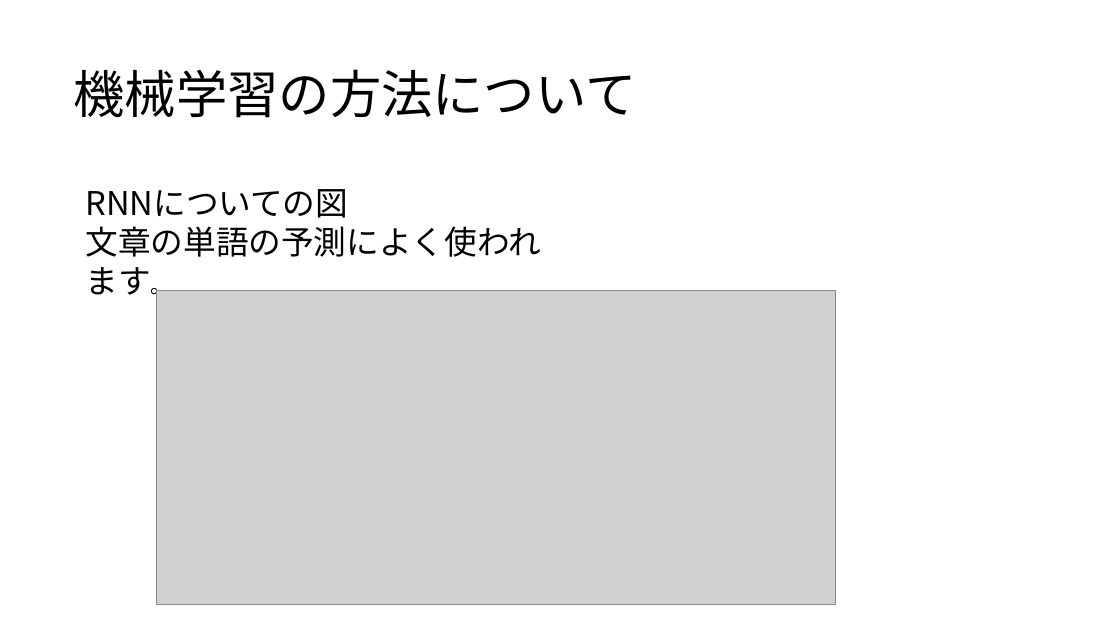
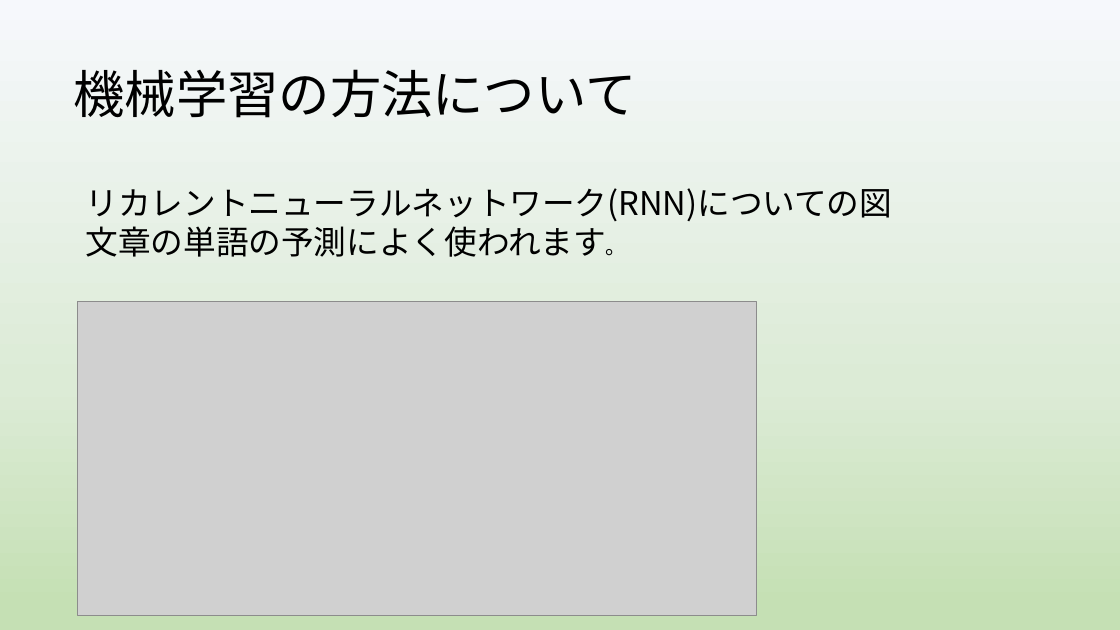
Before and after one commit to yoshitake266/bitComposer_prj, a slide deck: slide 5 of presentation/bit Composer2.pptx. Drawn at 1120x630 pixels with LibreOffice and Linux fonts; fonts in the diff are those of the drawing; grey boxes stand for pictures. Boxes give left, top, right and bottom in pixels: in the first picture for what was removed or moved away, otherwise in the second. Text is boxed around its words. In the diff, an @@ line names an element or a change of style, - is before the commit and + after.

```diff
--- a/presentation/bit Composer2.pptx
+++ b/presentation/bit Composer2.pptx
@@ background #FFFFFF to gradient #F6F8FC to #DCEBD6 to #C5E0B4 @@
@@ text at [86,188,893,221]: text changed @@
-RNNについての図
+リカレントニューラルネットワーク(RNN)についての図
@@ picture: place and size @@
-picture at [156,291,836,604]
+picture at [77,302,757,615]
```
Also in this commit, not shown: 8 other slides changed, 1 slide added, 7 slides removed.
